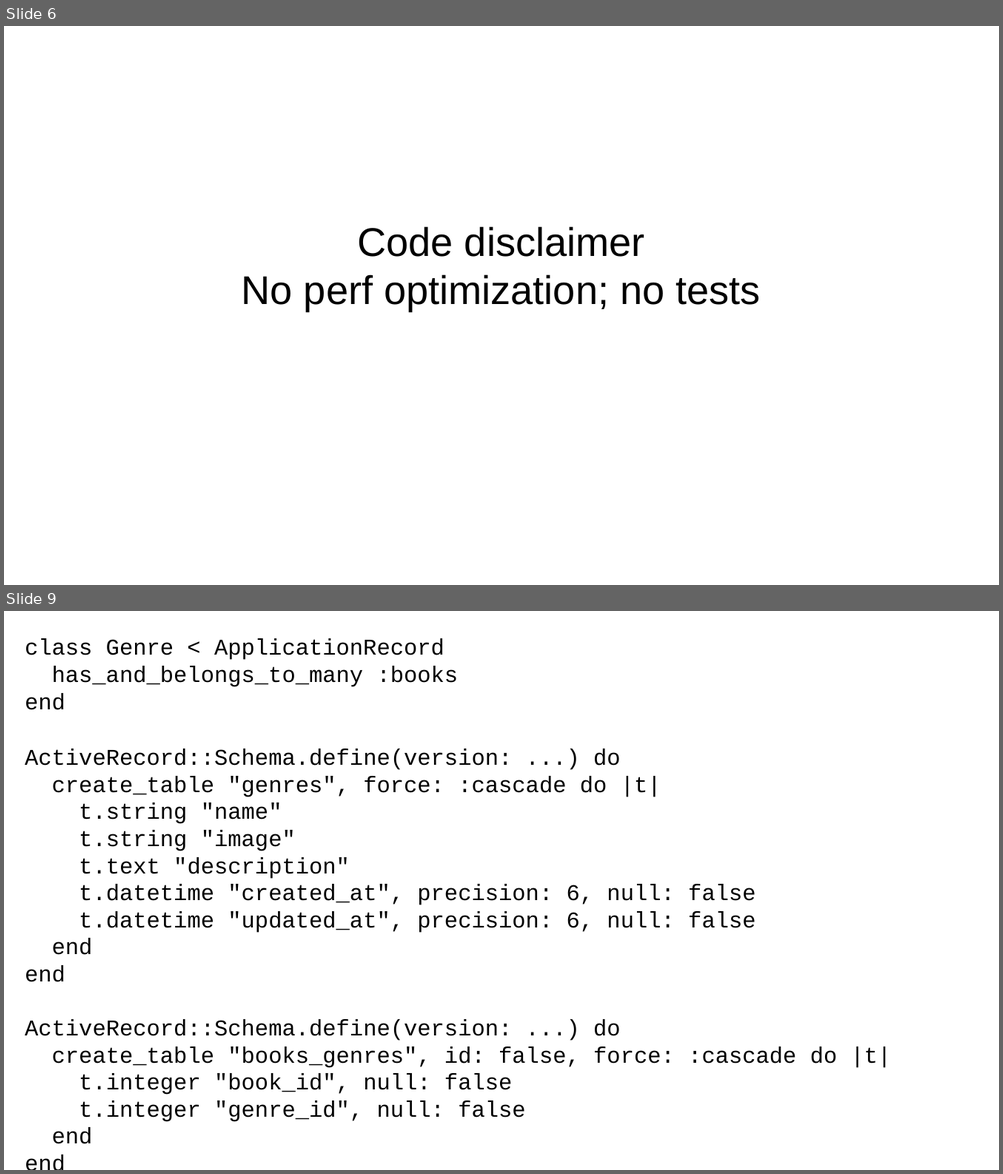
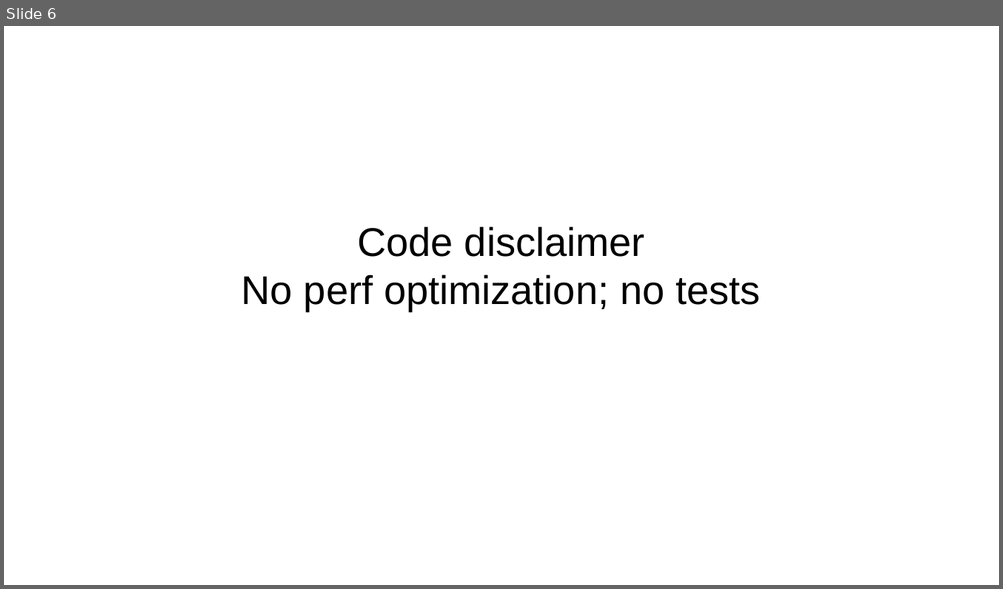
Before and after one commit to chriscressman/architecting-a-search-feature, a slide deck: presentation.odp. Shown one above the other, each under a label of ours: slides 6 and 9 before the commit, slide 6 after it; the slides between them are not shown. The pictures are 1003x1174 and 1003x589 pixels, drawn with LibreOffice and Linux fonts; fonts in the diff are those of the drawing. Boxes give left, top, right and bottom in pixels: in the first picture for what was removed or moved away, otherwise in the second. Text is boxed around its words. In the diff, an @@ line names an element or a change of style, - is before the commit and + after.

```diff
--- a/presentation.odp
+++ b/presentation.odp
@@ slide 9 removed at (x1=4, y1=611, x2=999, y2=1170), background #FFFFFF @@
@@ text removed at (x1=25, y1=639, x2=458, y2=710) @@
-class Genre < ApplicationRecord
-has_and_belongs_to_many :books
-end
@@ text removed at (x1=25, y1=749, x2=891, y2=1145) @@
-ActiveRecord::Schema.define(version: ...) do
-create_table "genres", force: :cascade do |t|
-t.string "name"
-t.string "image"
-t.text "description"
-t.datetime "created_at", precision: 6, null: false
-t.datetime "updated_at", precision: 6, null: false
-end
-end
-ActiveRecord::Schema.define(version: ...) do
-create_table "books_genres", id: false, force: :cascade do |t|
-t.integer "book_id", null: false
-t.integer "genre_id", null: false
-end
-end
```
Also in this commit, not shown: 2 slides added, 2 other slides removed.
